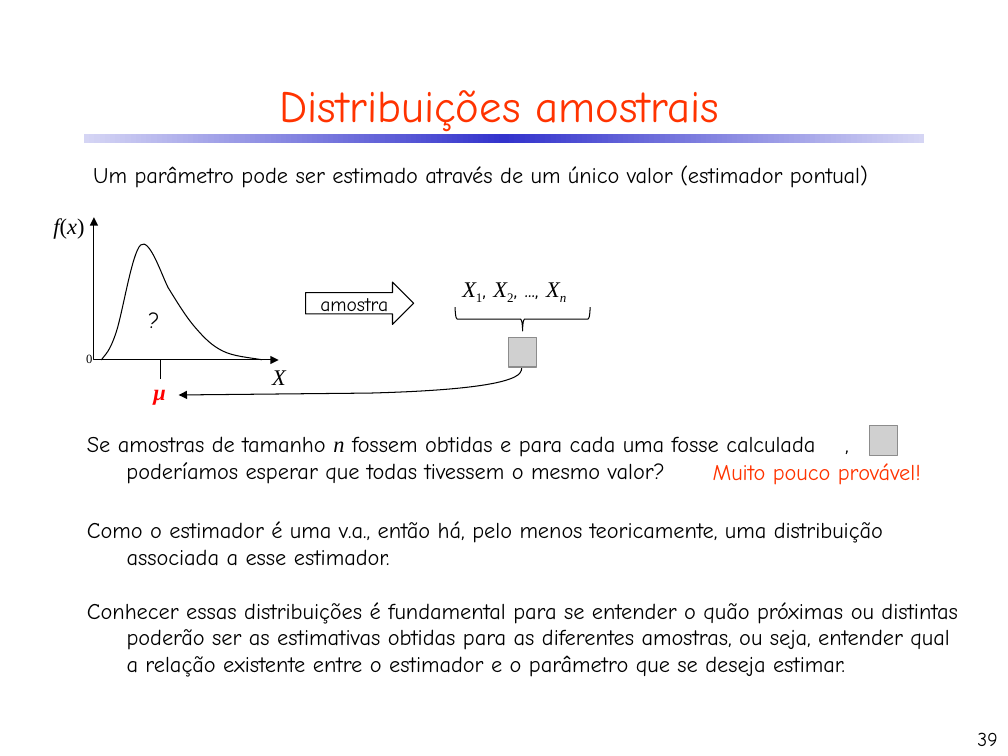
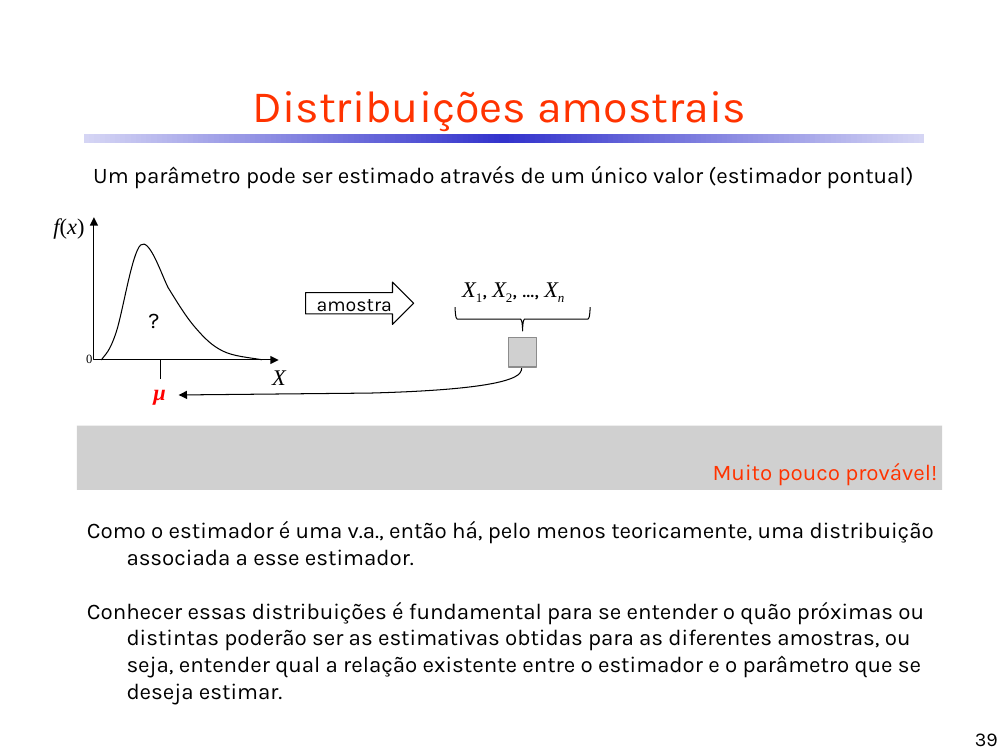
Before and after one commit to CDRenno/Estatistica, a slide deck: slide 39 of ppt/05InfEstat_EstimPontual.pptx. Drawn at 1008x756 pixels with LibreOffice and Linux fonts; fonts in the diff are those of the drawing; grey boxes stand for pictures. Boxes give left, top, right and bottom in pixels: in the first picture for what was removed or moved away, otherwise in the second. Text is boxed around its words. In the diff, an @@ line names an element or a change of style, - is before the commit and + after.

```diff
--- a/ppt/05InfEstat_EstimPontual.pptx
+++ b/ppt/05InfEstat_EstimPontual.pptx
@@ text "X1, X2, ..., Xn" at bbox=[453, 270, 605, 307]: font Comic Neue to Karla in "X1, X2, ...," @@
@@ font Comic Neue to Karla in 7 elements at bbox=[253, 91, 746, 132], bbox=[93, 166, 914, 189], bbox=[87, 521, 934, 705], bbox=[305, 282, 413, 325], bbox=[975, 733, 998, 747], bbox=[713, 463, 937, 486], bbox=[138, 301, 170, 339] @@
@@ picture added at bbox=[77, 425, 941, 490] @@
@@ text removed at bbox=[87, 436, 815, 484] @@
-Se amostras de tamanho n fossem obtidas e para cada uma fosse calculada ,
-poderíamos esperar que todas tivessem o mesmo valor?
@@ picture removed at bbox=[869, 425, 897, 456] @@
```
Also in this commit, not shown: 51 other slides changed, 5 other files.
